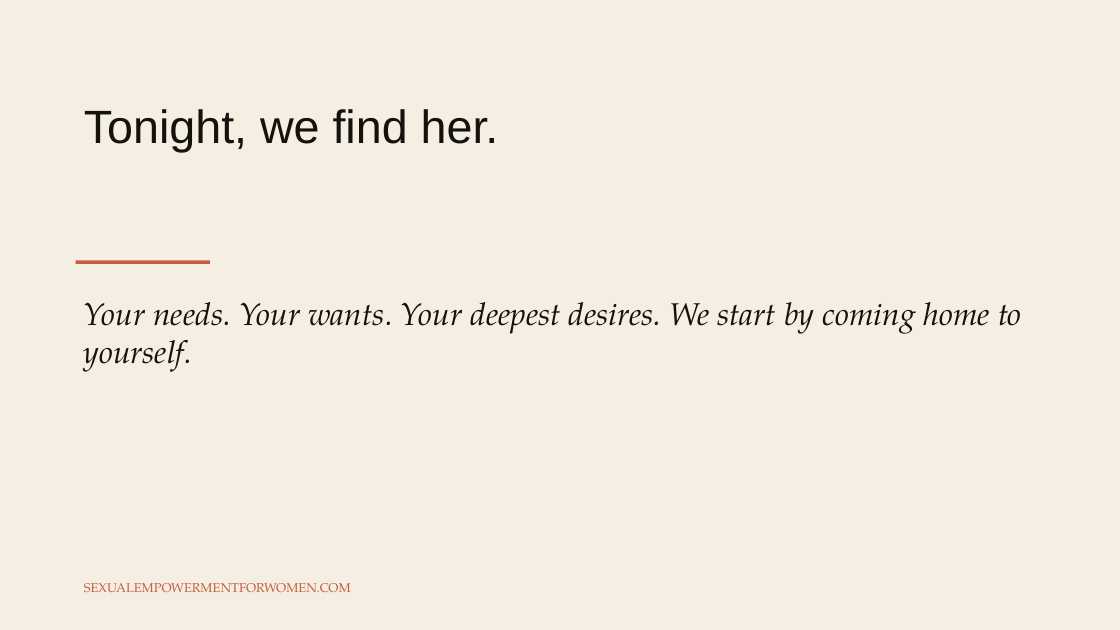
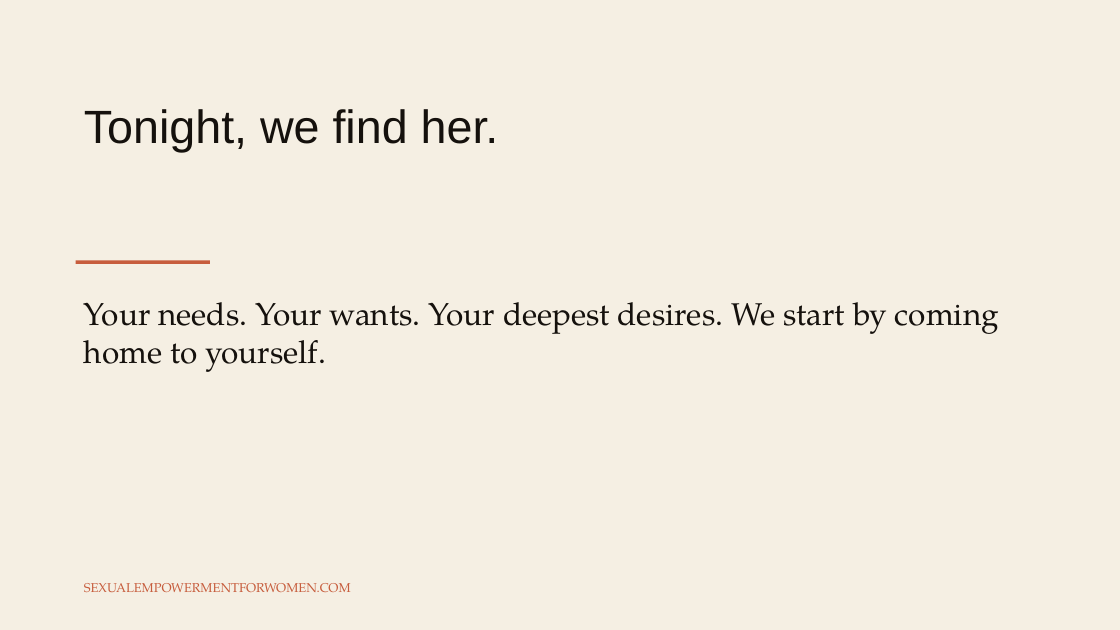
Before and after one commit to tarisha-starr/GitHub-folder, a slide deck: slide 2 of content/sessions/slides/Session-1-Coming-Home-to-Yourself.pptx. Drawn at 1120x630 pixels with LibreOffice and Linux fonts; fonts in the diff are those of the drawing. Boxes give left, top, right and bottom in pixels: in the first picture for what was removed or moved away, otherwise in the second. Text is boxed around its words. In the diff, an @@ line names an element or a change of style, - is before the commit and + after.

```diff
--- a/content/sessions/slides/Session-1-Coming-Home-to-Yourself.pptx
+++ b/content/sessions/slides/Session-1-Coming-Home-to-Yourself.pptx
@@ text "Your needs. Your wants. Your ..." at (x1=84, y1=302, x2=999, y2=372): italic off @@
```
Also in this commit, not shown: 15 other slides changed, 2 other files.
